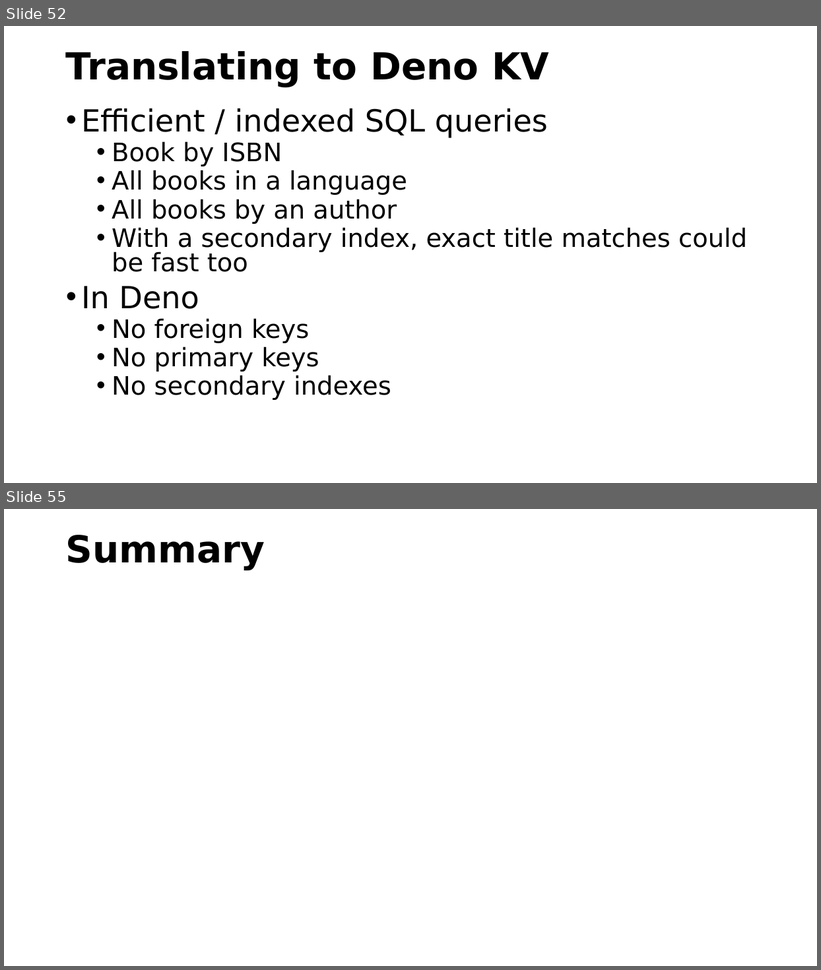
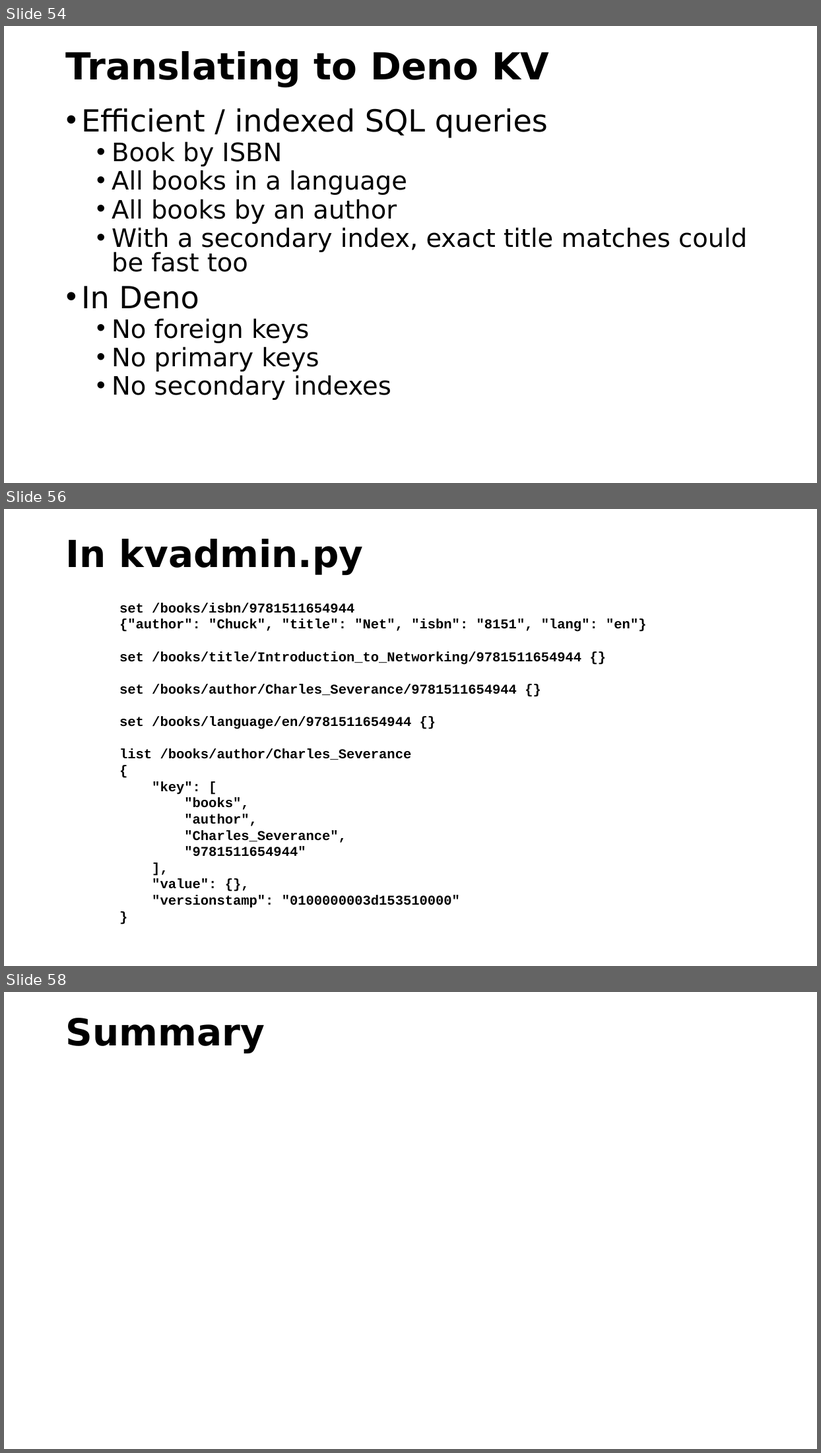
Before and after one commit to csev/pg4e, a slide deck: lectures/07-DenoKV.pptx. Shown one above the other, each under a label of ours: slides 52 and 55 before the commit, slides 54, 56 and 58 after it; the slides between them are not shown. The pictures are 821x970 and 821x1453 pixels, drawn with LibreOffice and Linux fonts; fonts in the diff are those of the drawing. Boxes give left, top, right and bottom in pixels: in the first picture for what was removed or moved away, otherwise in the second. Text is boxed around its words. In the diff, an @@ line names an element or a change of style, - is before the commit and + after.

```diff
--- a/lectures/07-DenoKV.pptx
+++ b/lectures/07-DenoKV.pptx
@@ slide 56 added at (x1=4, y1=509, x2=817, y2=966), background #FFFFFF @@
@@ title added at (x1=66, y1=539, x2=364, y2=575), 44 pt, text #000000, bold @@
+In kvadmin.py
@@ text added at (x1=120, y1=603, x2=646, y2=908), 16 pt, text #000000, bold @@
+set /books/isbn/9781511654944
+{"author": "Chuck", "title": "Net", "isbn": "8151", "lang": "en"}
+set /books/title/Introduction_to_Networking/9781511654944 {}
+set /books/author/Charles_Severance/9781511654944 {}
+set /books/language/en/9781511654944 {}
+list /books/author/Charles_Severance
+{
+"key": [
+"books",
+"author",
+"Charles_Severance",
+"9781511654944"
+],
+"value": {},
+"versionstamp": "0100000003d153510000"
+}
@@ what was slide 52 is now slide 54 @@
@@ what was slide 55 is now slide 58 @@
```
Also in this commit, not shown: 1 slide changed, 3 other slides added, 1 slide removed, 1 other file.
